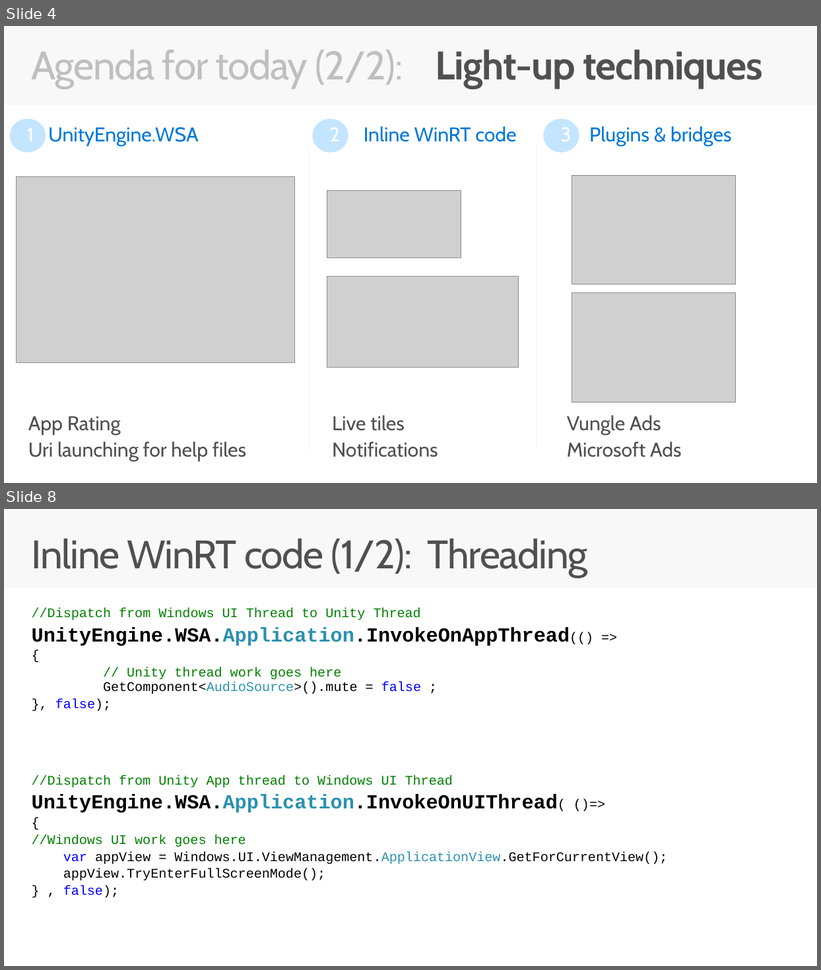
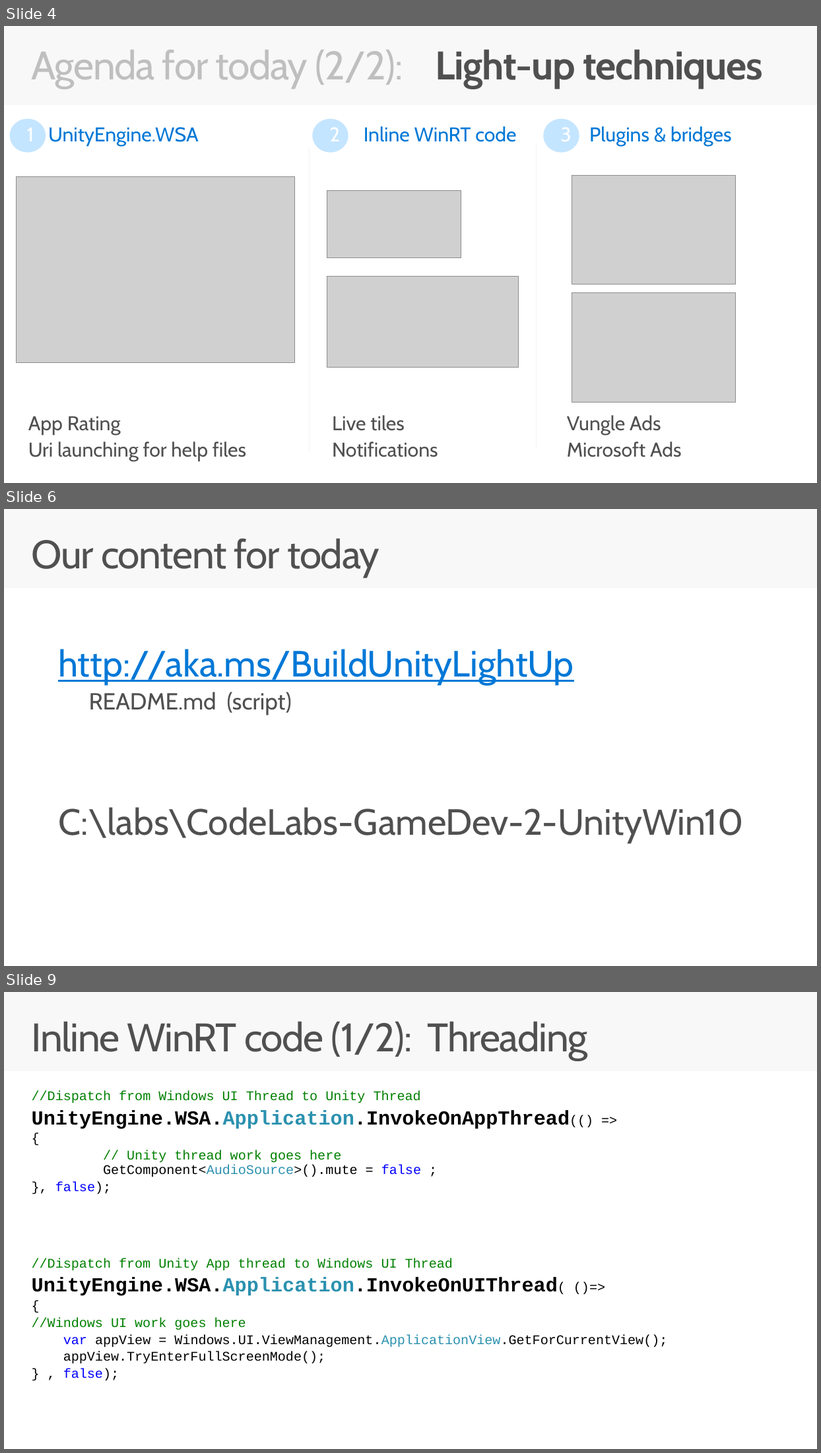
Before and after one commit to grazies/CodeLabs-GameDev-2-UnityWin10, a slide deck: UnityLightUp.pptx. Shown one above the other, each under a label of ours: slides 4 and 8 before the commit, slides 4, 6 and 9 after it; the slides between them are not shown. The pictures are 821x970 and 821x1453 pixels, drawn with LibreOffice and Linux fonts; fonts in the diff are those of the drawing; grey boxes stand for pictures. Boxes give left, top, right and bottom in pixels: in the first picture for what was removed or moved away, otherwise in the second. Text is boxed around its words. In the diff, an @@ line names an element or a change of style, - is before the commit and + after.

```diff
--- a/UnityLightUp.pptx
+++ b/UnityLightUp.pptx
@@ slide 6 added at box(4, 509, 817, 966), background #F8F8F8; not listed: 1 template element that a slide beside it also shows @@
@@ title added at box(32, 538, 380, 577), 48 pt, text #505050 @@
+Our content for today
@@ text added at box(58, 649, 744, 843), 44 pt, text #505050 @@
+http://aka.ms/BuildUnityLightUp
+  README.md (script)
+C:\labs\CodeLabs-GameDev-2-UnityWin10
@@ what was slide 8 is now slide 9 @@
```
Also in this commit, not shown: 6 slides changed, 1 other slide added, 1 slide removed.
